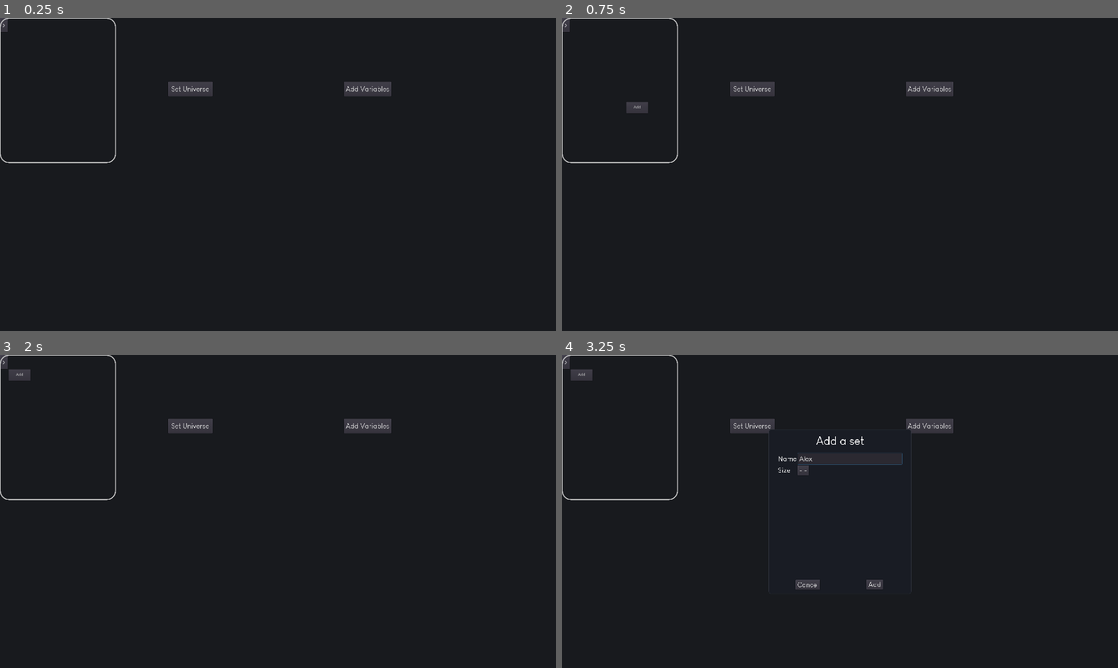
Above: before the commit, frames 1-4 (two rows, left to right).
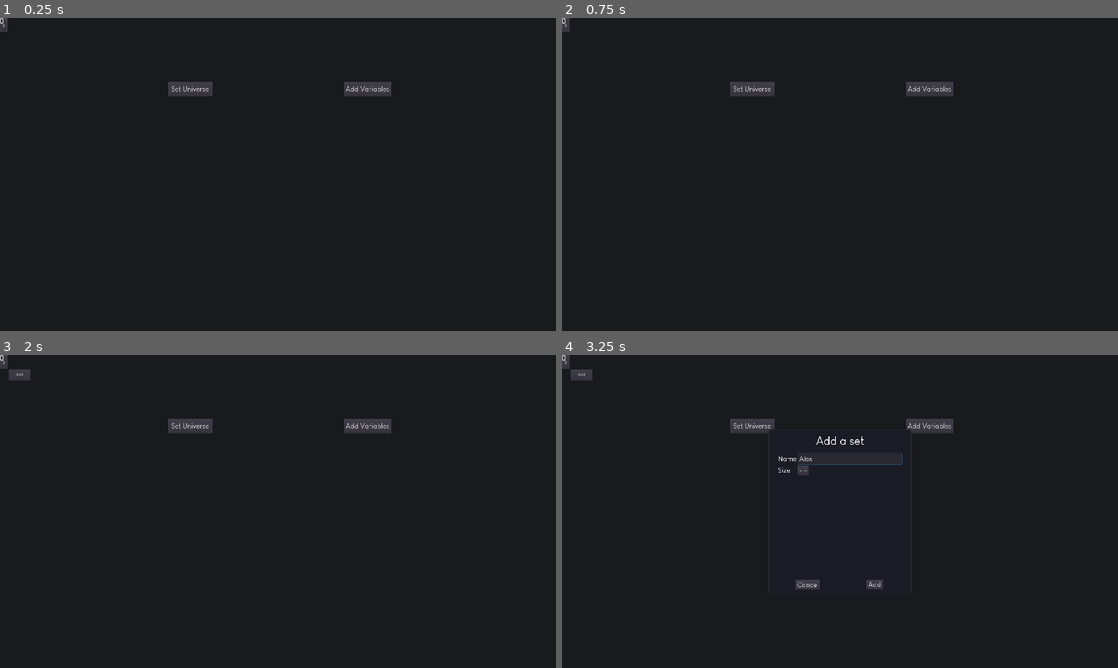
Above: after the commit, the same moments.

Repository: Mickaly13X/wv_project
Game: Godot game, scene res://Scenes/Main.tscn
Same seed, same stepped clock (60 frames per second), same inputs: the game is played once before the commit and once after it.
Inputs (mouse positions are in pixels of both pictures, inside the frame that each line leads up to):
- Up to frame 1 (0.25 s): no input
- Up to frame 2 (0.75 s): click (617, 89) at 0.52 s
- Up to frame 3 (2 s): click (0, 358) at 1.27 s
- Up to frame 4 (3.25 s): click "Set Universe" at 2 s; click (851, 458) at 2.77 s; type "Alex" at 2.85 s

The runs differ from the first frame. In frame 1, 0.3% of the frame differs, in the area x 0-21%, y 0-47%; in frame 2, 0.5%; in frame 3, 0.3%; in frame 4, 0.3%.

Commit message:
FGP Performed: This is a fast git push, minor changes have been made and I didn't feel the need to commit a message.

Diff:
--- a/Visualizer/Scenes/Set0.tscn
+++ b/Visualizer/Scenes/Set0.tscn
@@ -4,16 +4,21 @@
 [ext_resource path="res://Fonts/font.tres" type="DynamicFont" id=2]
 
 [node name="Set0" type="Control"]
+anchor_right = 0.208
+anchor_bottom = 0.463
+margin_right = 0.640015
+margin_bottom = -0.0400085
 script = ExtResource( 1 )
 __meta__ = {
 "_edit_use_anchors_": false
 }
 
-[node name="ButtonGlobal" type="Button" parent="."]
-margin_right = 400.0
-margin_bottom = 500.0
+[node name="Mask" type="Button" parent="."]
+anchor_right = 1.0
+anchor_bottom = 1.0
 focus_mode = 0
 enabled_focus_mode = 0
+flat = true
 __meta__ = {
 "_edit_use_anchors_": false
 }
@@ -44,5 +49,5 @@
 __meta__ = {
 "_edit_use_anchors_": false
 }
-[connection signal="button_up" from="ButtonGlobal" to="." method="_pressed_global"]
+[connection signal="button_up" from="Mask" to="." method="_pressed_global"]
 [connection signal="button_up" from="Menu/Add" to="." method="_pressed" binds= [ "Add" ]]
--- a/Visualizer/Scripts/set0.gd
+++ b/Visualizer/Scripts/set0.gd
@@ -16,10 +16,9 @@
 
 	$Label.text = name
 
-	$ButtonGlobal.flat = true
 
 func _draw():
-	draw_style_box(shape, Rect2(Vector2(0, 0), $ButtonGlobal.rect_size))
+	draw_style_box(shape, Rect2(Vector2(0, 0), $Mask.rect_size))
 
 func _pressed(button_name : String) -> void:
 
